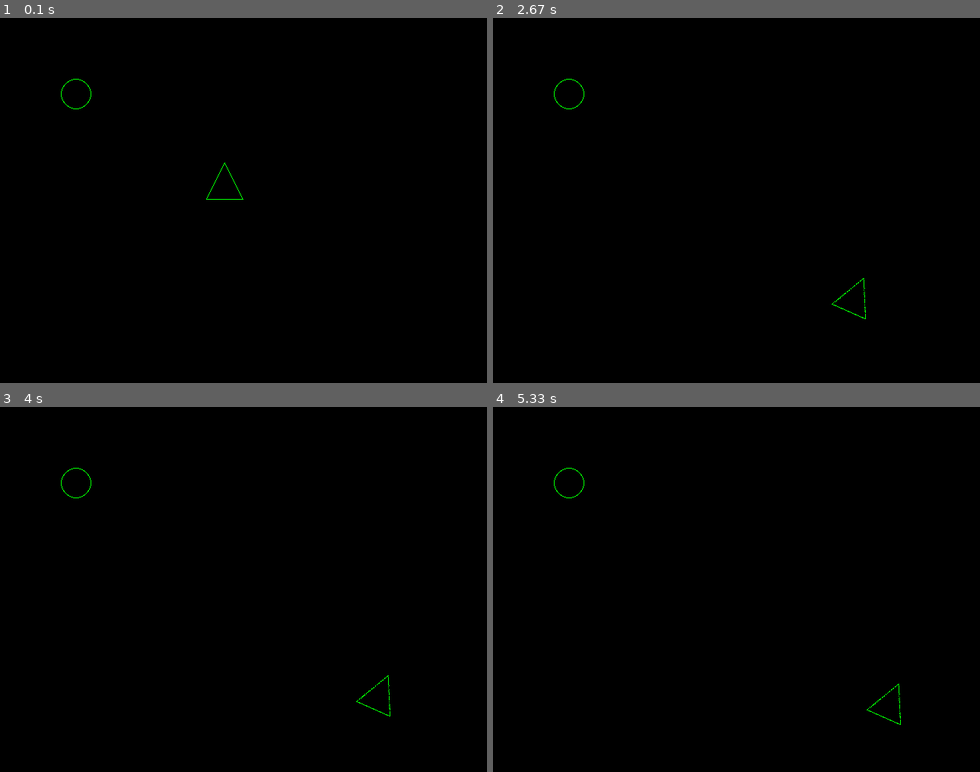
Above: before the commit, frames 1-4 (two rows, left to right).
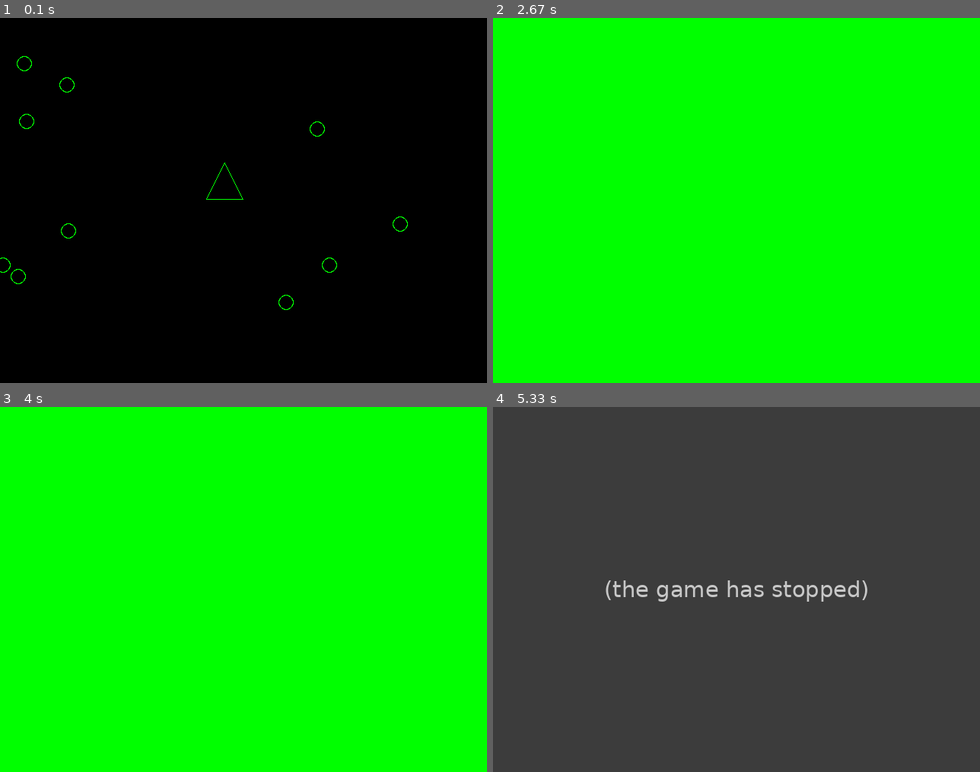
Above: after the commit, the same moments.

Repository: kosmogen/pygame_asteroids
Game: pygame game, started from asteroids.py
Same seed, same stepped clock (60 frames per second), same inputs: the game is played once before the commit and once after it.
Inputs:
- Up to frame 1 (0.1 s): no input
- Up to frame 2 (2.67 s): hold Right 0.33-0.8 s; hold Up 0.83-1.13 s; hold Right 1.17-1.63 s; hold Left 1.67-2.2 s; hold Down 2.23-2.53 s
- Up to frame 3 (4 s): no input
- Up to frame 4 (5.33 s): no input

The runs differ from the first frame. In frame 1, 0.2% of the frame differs, in the area x 0-84%, y 10-80%; in frame 2, 100%; in frame 3, 100%; in frame 4, 100%, in the area x 0-100%, y 0-100%.
After the commit the program exited at 4.4 s; later frames show no game.

Commit message:
Now generating ten (10) random asteroids on start

Diff:
--- a/asteroids.py
+++ b/asteroids.py
@@ -1,5 +1,6 @@
 """ Main file of asteroids."""
 import pygame
+from random import *
 import sys
 import time
 from pygame.locals import *
@@ -31,11 +32,17 @@
         self.player_ship = Ship(*self.WINDOW_RES)
         self.player_ship.update()
 
-        # Test asteroid
+        # Initial asteroids
         self.asteroids = pygame.sprite.Group()
-        self.test_asteroid = Asteroid(100, 100, 20)
 
-        self.asteroids.add(self.test_asteroid)
+        for i in range(0, 10):
+            x_offset = randint(50, 300)
+            y_offset = randint(50, 200)
+            x_offset = choice([x_offset, -x_offset])
+            y_offset = choice([y_offset, -y_offset])
+
+            asteroid = Asteroid(self.player_ship.x_pos + x_offset, self.player_ship.y_pos + y_offset, 10)
+            self.asteroids.add(asteroid)
 
         # main loop
         while True:
